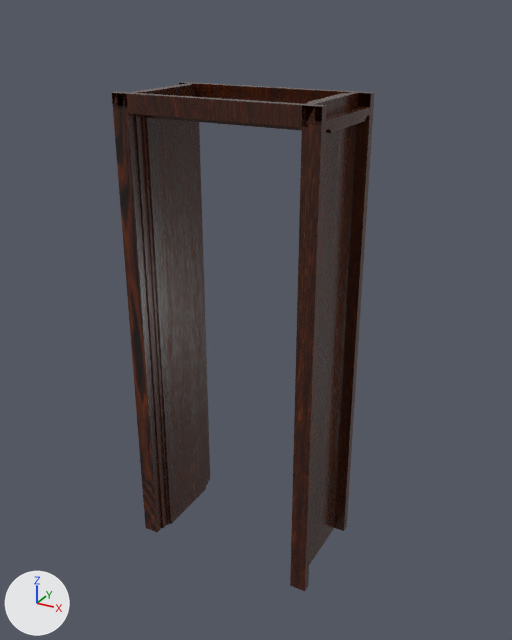
Renders of the FBX model Assets/Fbx/House/Wall/Door/door_frame.fbx from each side of a commit.
One viewpoint serves both versions: a camera (50 mm lens) standing at (-2.68, -2.37, 0.53) and looking at (-3.98, 0.01, -0.65). Lighting does not change. The marker at lower left points along +X, +Y and +Z. The older version comes first. Where no turn or scale is listed for an object, it has been applied to the vertices. Vertices at exactly the same position are counted once.

Names of what the first picture shows: 'door_frame'.
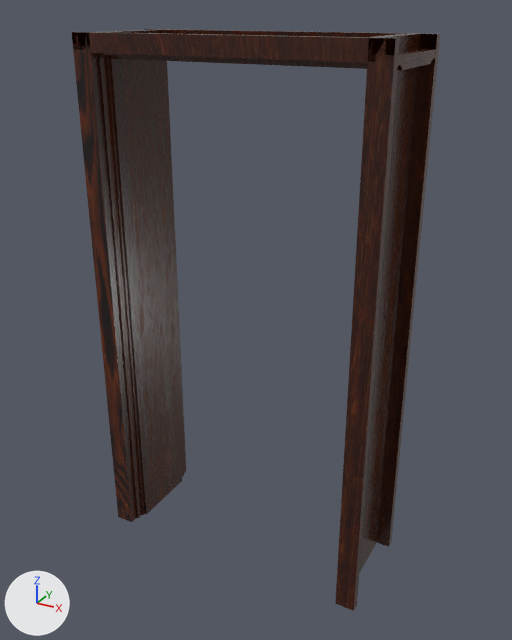
Edits to the bpy script that builds the scene:
```text
Change me_平面_001:
    used by ob_door_frame; location = (-4.0, 0.0, -1.75)
    remove me_平面_001.from_pydata(...)  # 294 vertices, 290 faces; spans x -0.45..0.39, y -0.24..0.24, z 0.0..2.0
    add me_平面_001.from_pydata(...)  # 294 vertices, 290 faces; spans x -0.62..0.61, y -0.24..0.24, z 0.0..2.2
    me_平面_001 part 1: the loose piece of 90 vertices spanning x -0.45..-0.36, y -0.24..0.24, z 0.0..2.0 is multiplied about its middle by the matrix ((1.188, 0.0, 0.0), (0.0, 1.0, 0.0), (-0.006, 0.0, 1.104)), then moved by (-0.16, 0.0, 0.1)
    me_平面_001 part 2: 26 of the vertices in x -0.36, y -0.24..0.24, z 1.91..2.0 are moved by (-0.15, 0.0, 0.2)
    me_平面_001 part 3: all 28 vertices in x 0.3..0.34, y -0.24..0.24, z 0.0 are moved by (0.21, 0.0, 0.0)
    me_平面_001 part 4: all 74 vertices in x 0.3..0.34, y -0.24..0.24, z 1.91..2.0 are moved by (0.21, 0.0, 0.2)
    me_平面_001 part 5: all 4 vertices in x 0.39, y -0.24..0.24, z 0.0 are moved by (0.22, 0.0, 0.0)
    me_平面_001 part 6: all 40 vertices in x 0.39, y -0.24..0.24, z 1.91..2.0 are moved by (0.22, 0.0, 0.2)
    other edits to the shape of me_平面_001 do not show in these pictures
```

Pixel boxes [x1, y1, x2, y2] of what changed, in the pictures (512 x 640 px; the box of a moved part takes in the faces that stretch with it):
'door_frame', reshaped (40% wider, 14% taller)
    before: [112, 82, 375, 591]
    after: [72, 29, 440, 611]
part 1 of me_平面_001, moved or reshaped
    before: [112, 83, 210, 532]
    after: [72, 29, 186, 522]
part 2 of me_平面_001, moved or reshaped
    before: [112, 82, 349, 131]
    after: [72, 29, 406, 69]
part 3 of me_平面_001, moved or reshaped
    before: [290, 124, 357, 587]
    after: [335, 67, 418, 606]
part 4 of me_平面_001, moved or reshaped
    before: [302, 92, 358, 135]
    after: [367, 34, 421, 71]
part 5 of me_平面_001, moved or reshaped
    before: [295, 118, 373, 591]
    after: [341, 62, 438, 611]
part 6 of me_平面_001, moved or reshaped
    before: [295, 91, 375, 137]
    after: [359, 33, 440, 72]
